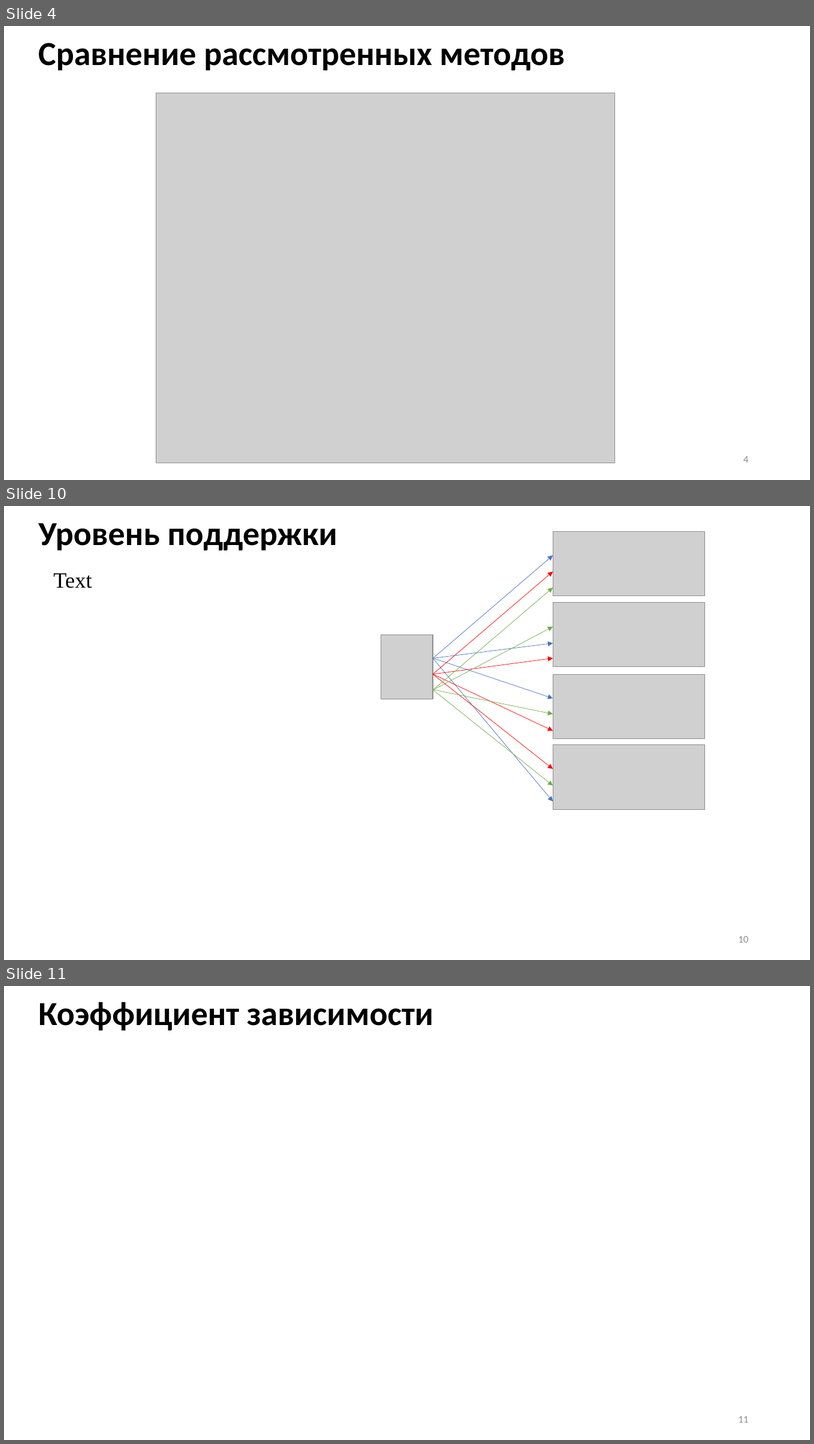
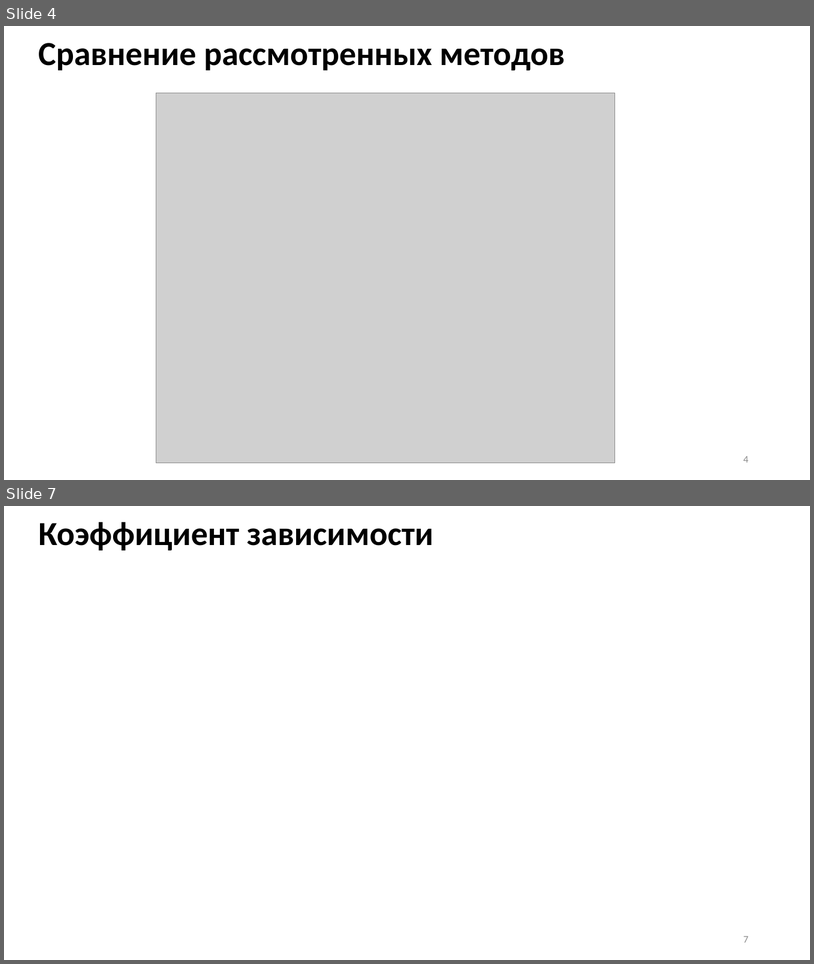
Before and after one commit to Inlucker/8semestr, a slide deck: ВКР/Презентация/ПронинАС_ВКР_презентация.pptx. Shown one above the other, each under a label of ours: slides 4, 10 and 11 before the commit, slides 4 and 7 after it; the slides between them are not shown. The pictures are 814x1444 and 814x964 pixels, drawn with LibreOffice and Linux fonts; fonts in the diff are those of the drawing; grey boxes stand for pictures. Boxes give left, top, right and bottom in pixels: in the first picture for what was removed or moved away, otherwise in the second. Text is boxed around its words. In the diff, an @@ line names an element or a change of style, - is before the commit and + after.

```diff
--- a/ВКР/Презентация/ПронинАС_ВКР_презентация.pptx
+++ b/ВКР/Презентация/ПронинАС_ВКР_презентация.pptx
@@ slide 10 removed at box(4, 506, 810, 960), background #FFFFFF @@
@@ title removed at box(38, 523, 338, 550) @@
-Уровень поддержки
@@ picture removed at box(554, 532, 706, 596) @@
@@ arrow removed from (434, 658) to (553, 556) @@
@@ text removed at box(53, 573, 92, 588) @@
-Text
@@ arrow removed from (433, 674) to (553, 571) @@
@@ arrow removed from (433, 690) to (553, 588) @@
@@ picture removed at box(553, 603, 705, 667) @@
@@ arrow removed from (433, 690) to (553, 627) @@
@@ picture removed at box(381, 635, 433, 699) @@
@@ arrow removed from (434, 658) to (553, 643) @@
@@ arrow removed from (433, 658) to (553, 801) @@
@@ arrow removed from (433, 674) to (553, 658) @@
@@ arrow removed from (434, 658) to (553, 699) @@
@@ arrow removed from (433, 674) to (553, 730) @@
@@ arrow removed from (433, 674) to (553, 769) @@
@@ picture removed at box(553, 674, 705, 738) @@
@@ arrow removed from (433, 690) to (553, 714) @@
@@ arrow removed from (433, 690) to (553, 786) @@
@@ picture removed at box(553, 745, 705, 809) @@
@@ page number removed at box(738, 936, 749, 942) @@
-10
@@ what was slide 11 is now slide 7 @@
@@ page number at box(744, 936, 749, 942): text changed @@
-11
+7
```
Also in this commit, not shown: 3 slides changed, 3 other slides removed, 2 other files.
